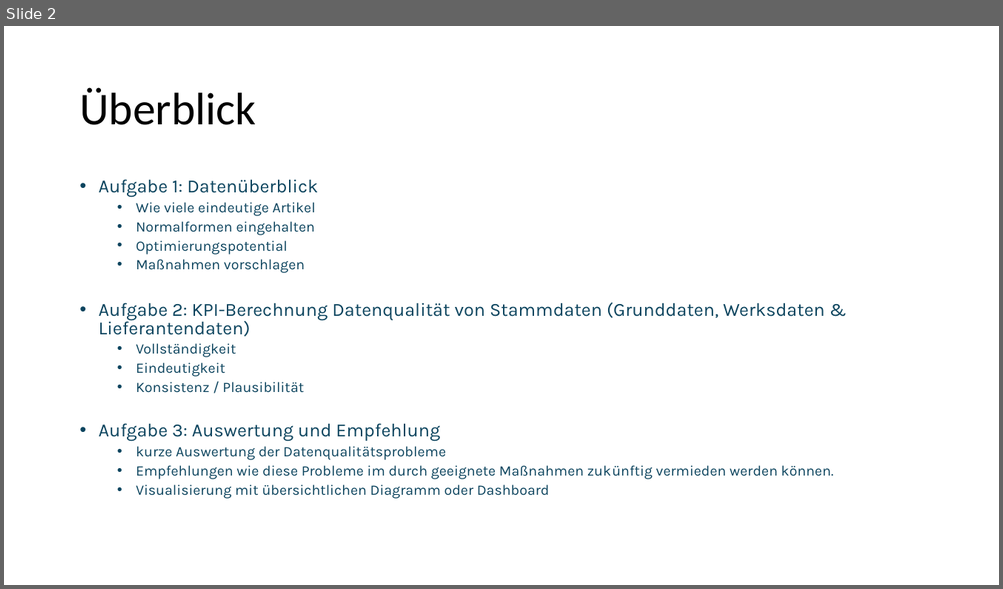
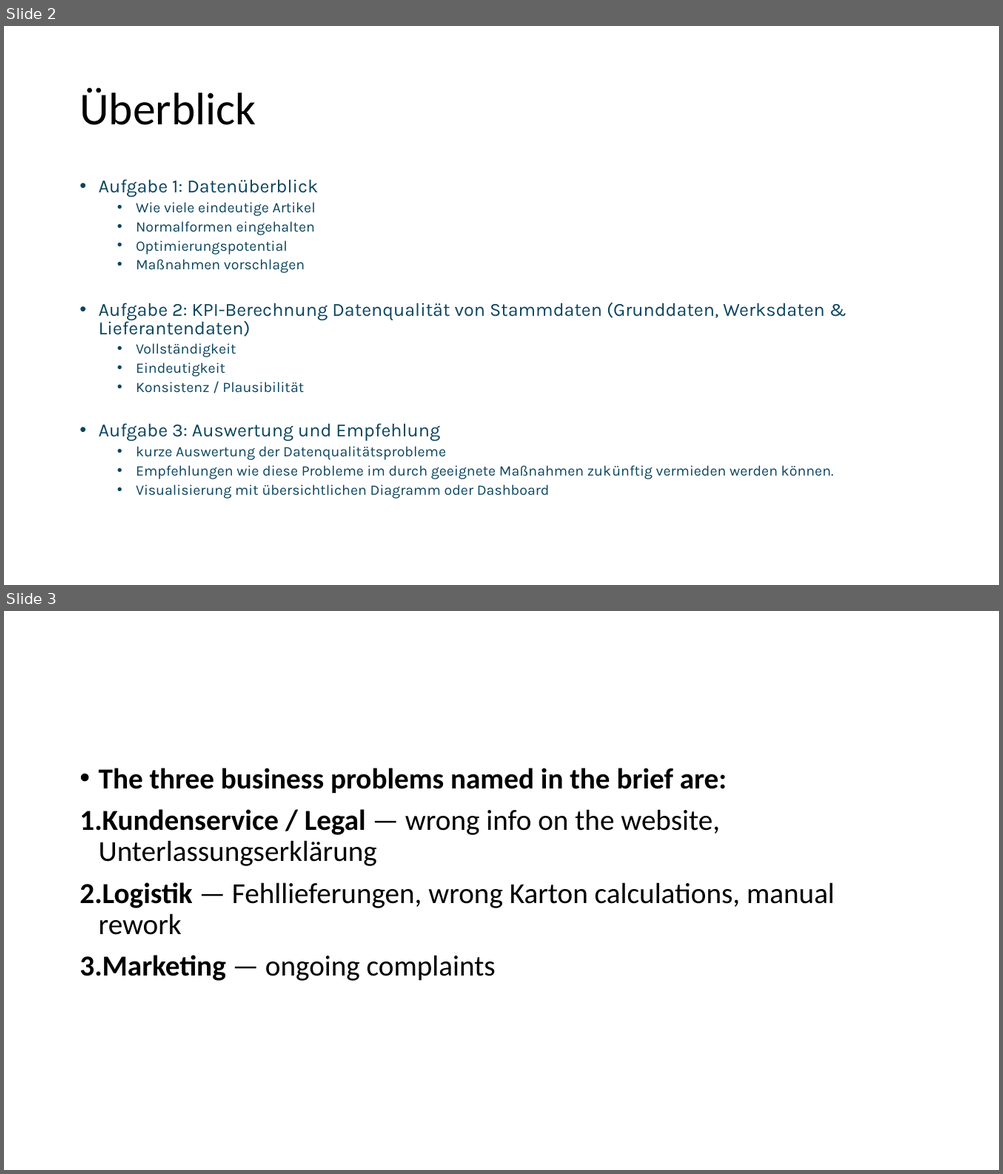
Before and after one commit to asommani/dq_artikelstammdaten, a slide deck: dm_presentation.pptx. Shown one above the other, each under a label of ours: slide 2 before the commit, slides 2 and 3 after it. The pictures are 1003x589 and 1003x1174 pixels, drawn with LibreOffice and Linux fonts; fonts in the diff are those of the drawing. Boxes give left, top, right and bottom in pixels: in the first picture for what was removed or moved away, otherwise in the second. Text is boxed around its words. In the diff, an @@ line names an element or a change of style, - is before the commit and + after.

```diff
--- a/dm_presentation.pptx
+++ b/dm_presentation.pptx
@@ slide 3 added at (4, 611, 999, 1170), background #FFFFFF @@
@@ text added at (79, 768, 834, 981), 28 pt, text #000000 @@
+• The three business problems named in the brief are:
+1. Kundenservice / Legal — wrong info on the website, Unterlassungserklärung
+2. Logistik — Fehllieferungen, wrong Karton calculations, manual rework
+3. Marketing — ongoing complaints
```
Also in this commit, not shown: 2 other slides added, 2 slides removed, 13 other files.
